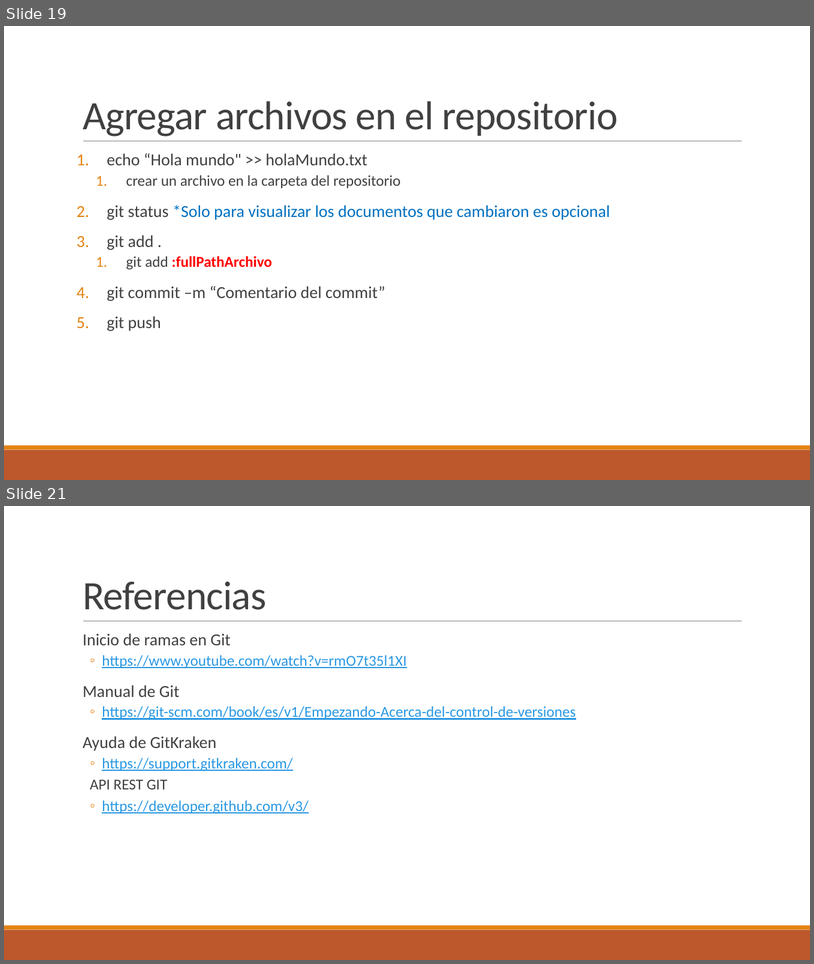
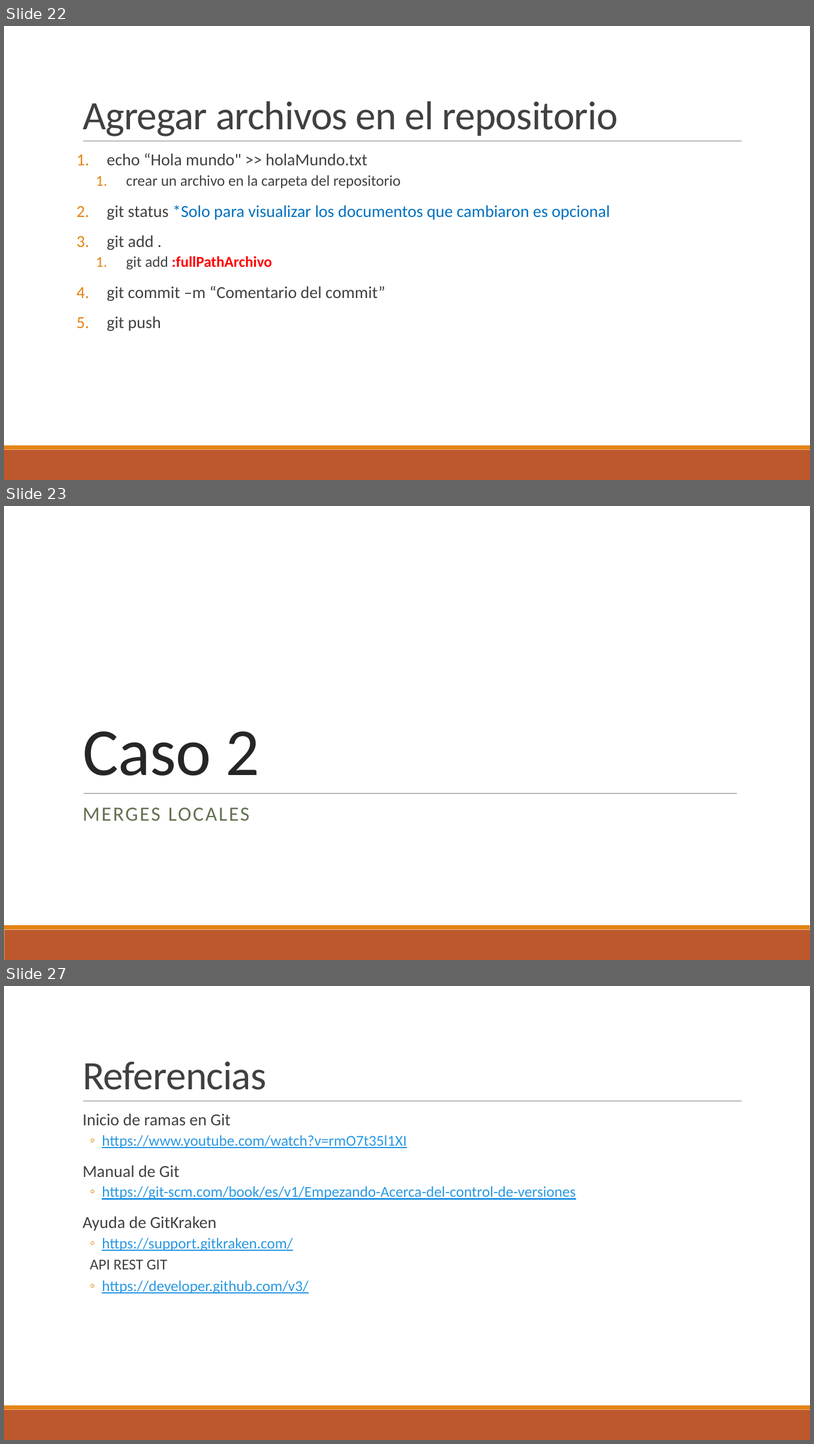
Before and after one commit to DuckHunter213/TutorialGit, a slide deck: Git.pptx. Shown one above the other, each under a label of ours: slides 19 and 21 before the commit, slides 22, 23 and 27 after it; the slides between them are not shown. The pictures are 814x964 and 814x1444 pixels, drawn with LibreOffice and Linux fonts; fonts in the diff are those of the drawing; background and template pictures are left out. Boxes give left, top, right and bottom in pixels: in the first picture for what was removed or moved away, otherwise in the second. Text is boxed around its words. In the diff, an @@ line names an element or a change of style, - is before the commit and + after.

```diff
--- a/Git.pptx
+++ b/Git.pptx
@@ slide 23 added at bbox=[4, 506, 810, 960], background #FFFFFF; not listed: 2 template elements that a slide beside it also shows @@
@@ title added at bbox=[83, 731, 260, 775], 80 pt, text #262626 @@
+Caso 2
@@ line added from (84, 793) to (737, 793), #808080 0.5 pt @@
@@ text added at bbox=[83, 807, 249, 820], 24 pt, text #637052 @@
+MERGES LOCALES
@@ what was slide 19 is now slide 22 @@
@@ what was slide 21 is now slide 27 @@
```
Also in this commit, not shown: 1 slide changed, 6 other slides added, 1 slide removed, 6 other files.
